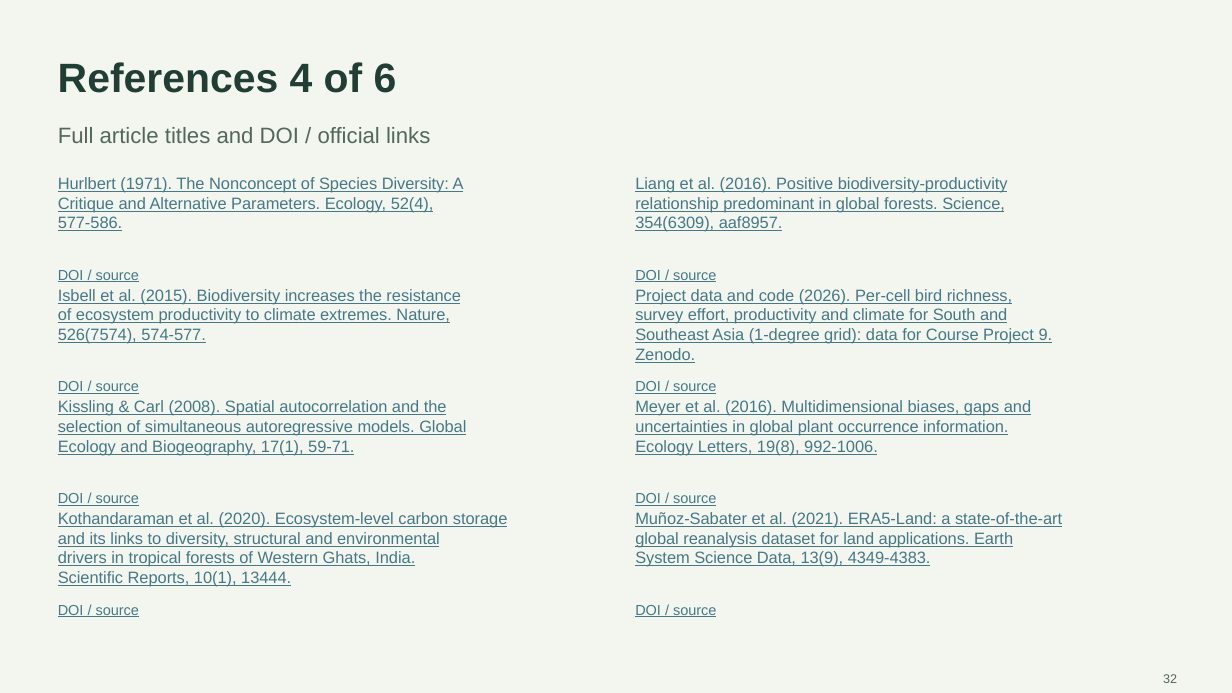
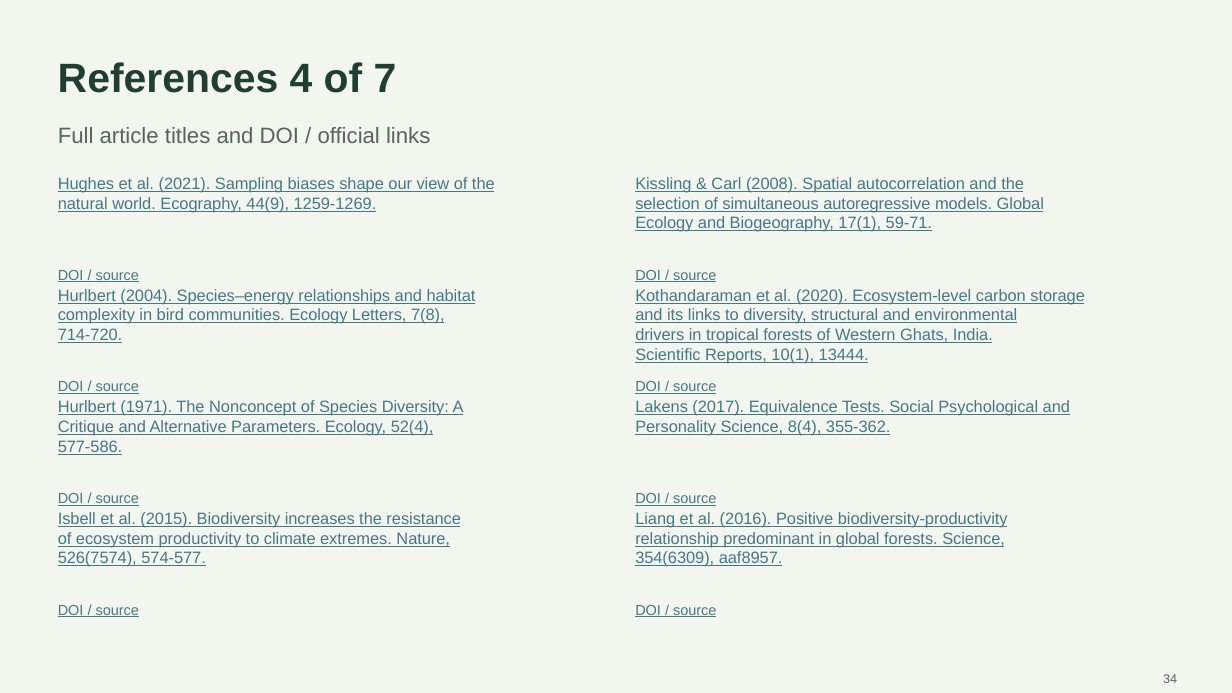
Before and after one commit to Devansh061105/Course-Project-EVST, a slide deck: slide 34 of presentation/final/Final_Evaluation_Biodiversity_Productivity.pptx (slide 32 before the commit). Drawn at 1232x693 pixels with LibreOffice and Linux fonts; fonts in the diff are those of the drawing. Boxes give left, top, right and bottom in pixels: in the first picture for what was removed or moved away, otherwise in the second. Text is boxed around its words. In the diff, an @@ line names an element or a change of style, - is before the commit and + after.

```diff
--- a/presentation/final/Final_Evaluation_Biodiversity_Productivity.pptx
+++ b/presentation/final/Final_Evaluation_Biodiversity_Productivity.pptx
@@ text at [58,62,397,93]: text changed @@
-References 4 of 6
+References 4 of 7
@@ text at [58,177,495,212]: text changed @@
-Hurlbert (1971). The Nonconcept of Species Diversity: A
-Critique and Alternative Parameters. Ecology, 52(4),
-577-586.
+Hughes et al. (2021). Sampling biases shape our view of the
+natural world. Ecography, 44(9), 1259-1269.
@@ text at [635,177,1044,232]: text changed @@
-Liang et al. (2016). Positive biodiversity-productivity
-relationship predominant in global forests. Science,
-354(6309), aaf8957.
+Kissling & Carl (2008). Spatial autocorrelation and the
+selection of simultaneous autoregressive models. Global
+Ecology and Biogeography, 17(1), 59-71.
@@ text at [58,289,476,343]: text changed @@
-Isbell et al. (2015). Biodiversity increases the resistance
-of ecosystem productivity to climate extremes. Nature,
-526(7574), 574-577.
+Hurlbert (2004). Species–energy relationships and habitat
+complexity in bird communities. Ecology Letters, 7(8),
+714-720.
@@ text at [635,289,1085,363]: text changed @@
-Project data and code (2026). Per-cell bird richness,
-survey effort, productivity and climate for South and
-Southeast Asia (1-degree grid): data for Course Project 9.
-Zenodo.
+Kothandaraman et al. (2020). Ecosystem-level carbon storage
+and its links to diversity, structural and environmental
+drivers in tropical forests of Western Ghats, India.
+Scientific Reports, 10(1), 13444.
@@ text at [58,400,464,455]: text changed @@
-Kissling & Carl (2008). Spatial autocorrelation and the
-selection of simultaneous autoregressive models. Global
-Ecology and Biogeography, 17(1), 59-71.
+Hurlbert (1971). The Nonconcept of Species Diversity: A
+Critique and Alternative Parameters. Ecology, 52(4),
+577-586.
@@ text at [635,400,1070,436]: text changed @@
-Meyer et al. (2016). Multidimensional biases, gaps and
-uncertainties in global plant occurrence information.
-Ecology Letters, 19(8), 992-1006.
+Lakens (2017). Equivalence Tests. Social Psychological and
+Personality Science, 8(4), 355-362.
@@ text at [58,512,461,567]: text changed @@
-Kothandaraman et al. (2020). Ecosystem-level carbon storage
-and its links to diversity, structural and environmental
-drivers in tropical forests of Western Ghats, India.
-Scientific Reports, 10(1), 13444.
+Isbell et al. (2015). Biodiversity increases the resistance
+of ecosystem productivity to climate extremes. Nature,
+526(7574), 574-577.
@@ text at [635,512,1008,567]: text changed @@
-Muñoz-Sabater et al. (2021). ERA5-Land: a state-of-the-art
-global reanalysis dataset for land applications. Earth
-System Science Data, 13(9), 4349-4383.
+Liang et al. (2016). Positive biodiversity-productivity
+relationship predominant in global forests. Science,
+354(6309), aaf8957.
@@ text at [1163,674,1177,683]: text changed @@
-32
+34
```
Also in this commit, not shown: 29 other slides changed, 9 slides added, 5 slides removed, 6 other files.
